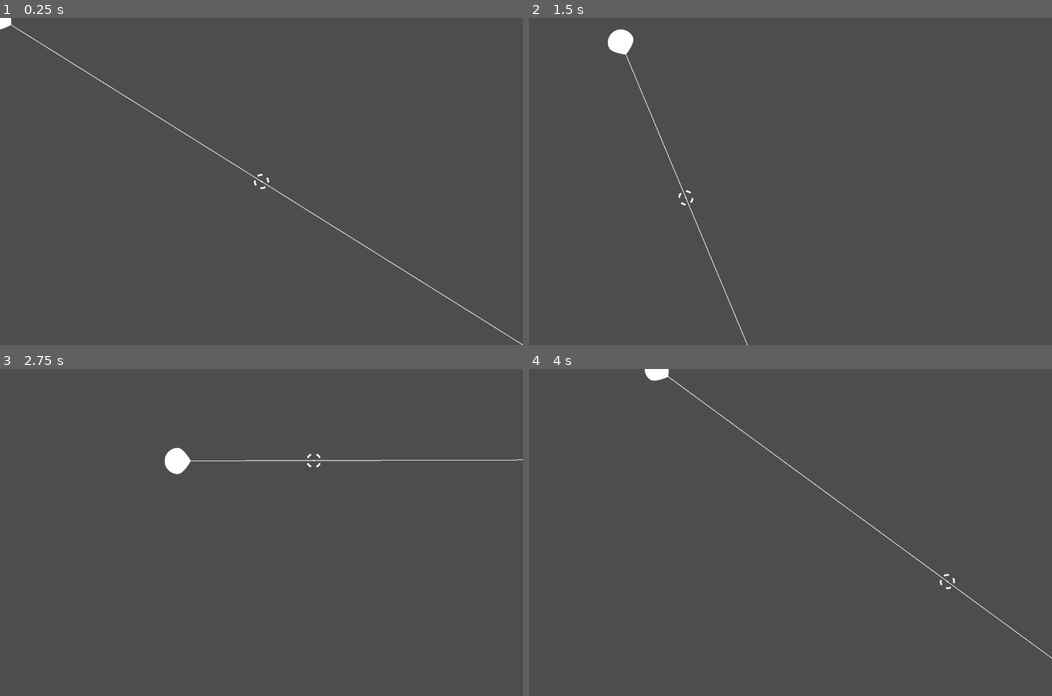
Above: before the commit, frames 1-4 (two rows, left to right).
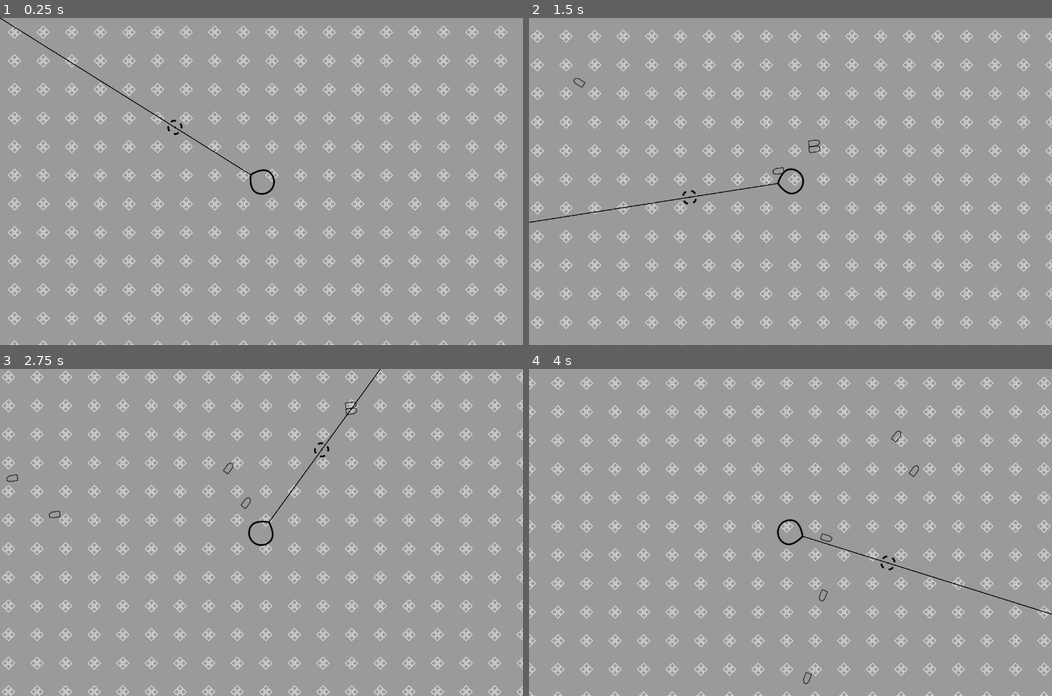
Above: after the commit, the same moments.

Repository: uvmain/zapfour
Game: Godot game, scene res://main/main.tscn
Two runs of this game, one before a commit and one after it. Both use one fixed random seed, a clock stepped at 60 frames per second and the inputs below.
Inputs (mouse positions are in pixels of both pictures, inside the frame that each line leads up to):
- Up to frame 1 (0.25 s): no input
- Up to frame 2 (1.5 s): tap Enter at 0.5 s; move the mouse to (905, 165) at 0.52 s; hold D (player_right) 0.53-1.28 s; move the mouse to (685, 197) at 1.27 s; hold S (player_down) from 1.28 s (still down)
- Up to frame 3 (2.75 s): move the mouse to (313, 460) at 2.02 s; release S (player_down) at 2.03 s; hold D (player_right) from 2.03 s (still down)
- Up to frame 4 (4 s): move the mouse to (764, 597) at 2.77 s; release D (player_right) at 2.78 s; hold W (player_up) 2.78-3.53 s; move the mouse to (947, 581) at 3.52 s; hold A (player_left) from 3.53 s (still down)

The runs differ from the first frame. In frame 1, 100% of the frame differs, in the area x 0-100%, y 0-100%; in frame 2, 100%; in frame 3, 100%; in frame 4, 100%.

Commit message:
shoot bullets

Diff:
--- a/main/main.tscn
+++ b/main/main.tscn
@@ -1,7 +1,22 @@
-[gd_scene load_steps=2 format=3 uid="uid://5gdkhpxi3nb1"]
+[gd_scene load_steps=3 format=3 uid="uid://5gdkhpxi3nb1"]
 
+[ext_resource type="Texture2D" uid="uid://clwws1opxxxvf" path="res://assets/textures/diamond_small.png" id="1_mnx3n"]
 [ext_resource type="PackedScene" uid="uid://u46nrb8y8lo4" path="res://player/player.tscn" id="2_bt6vk"]
 
 [node name="Main" type="Node2D"]
 
+[node name="Faketile" type="Sprite2D" parent="."]
+texture_repeat = 2
+texture = ExtResource("1_mnx3n")
+region_enabled = true
+region_rect = Rect2(0, 0, 14000, 14000)
+
 [node name="Player" parent="." instance=ExtResource("2_bt6vk")]
+
+[node name="RemoteTransform2D" type="RemoteTransform2D" parent="Player"]
+remote_path = NodePath("../../Camera2D")
+
+[node name="BulletManager" type="Node2D" parent="." groups=["BulletManager"]]
+
+[node name="Camera2D" type="Camera2D" parent="."]
+current = true
--- a/player/player.gd
+++ b/player/player.gd
@@ -5,7 +5,12 @@
 @onready var reticle = $Reticle
 @onready var reticle_line = $ReticleLine
 
-func _physics_process(delta):
+
+func _ready():
+	position = get_viewport_rect().size / 2
+
+
+func _physics_process(_delta):
 	look_at_mouse()
 	move_and_slide()
 	move_reticle()
@@ -21,9 +26,9 @@
 
 
 func move_reticle():
-	reticle.position = get_local_mouse_position()
+	reticle.position = get_local_mouse_position().clamp(Vector2(250, 0), Vector2(250, 0))
 	var viewport_rect = get_viewport_rect().size
 	reticle_line.set_points([
-		Vector2.ZERO,
+		Vector2(31,0),
 		Vector2.ZERO.direction_to($Reticle.position) * (viewport_rect.x + viewport_rect.y)
 	])
--- a/player/player.tscn
+++ b/player/player.tscn
@@ -1,11 +1,17 @@
-[gd_scene load_steps=5 format=3 uid="uid://u46nrb8y8lo4"]
+[gd_scene load_steps=8 format=3 uid="uid://u46nrb8y8lo4"]
 
 [ext_resource type="Script" path="res://player/player.gd" id="1_hjgmy"]
 [ext_resource type="Texture2D" uid="uid://irgu2f1h38em" path="res://assets/textures/player/tear.png" id="2_34wi0"]
 [ext_resource type="Texture2D" uid="uid://dep77j8287tyr" path="res://assets/textures/player/reticle.png" id="3_2k0cd"]
+[ext_resource type="PackedScene" uid="uid://dtugr00rkf83x" path="res://weapons/blaster/blaster.tscn" id="4_q034u"]
 
 [sub_resource type="CapsuleShape2D" id="CapsuleShape2D_sfykj"]
 radius = 12.0
+
+[sub_resource type="Gradient" id="Gradient_qr1w4"]
+
+[sub_resource type="GradientTexture2D" id="GradientTexture2D_oxwlx"]
+gradient = SubResource("Gradient_qr1w4")
 
 [node name="CharacterBody2D" type="CharacterBody2D"]
 motion_mode = 1
@@ -14,14 +20,18 @@
 [node name="CollisionShape2D" type="CollisionShape2D" parent="."]
 shape = SubResource("CapsuleShape2D_sfykj")
 
+[node name="Reticle" type="Sprite2D" parent="." groups=["Reticle"]]
+texture = ExtResource("3_2k0cd")
+
+[node name="ReticleLine" type="Line2D" parent="."]
+points = PackedVector2Array(0, 0, 10, 0)
+width = 2.0
+texture = SubResource("GradientTexture2D_oxwlx")
+
 [node name="PlayerSprite" type="Sprite2D" parent="."]
 rotation = 1.5708
 texture = ExtResource("2_34wi0")
 
-[node name="Reticle" type="Sprite2D" parent="."]
-texture = ExtResource("3_2k0cd")
+[node name="Weapons" type="Node2D" parent="."]
 
-[node name="ReticleLine" type="Line2D" parent="."]
-points = PackedVector2Array(0, 0, 0, 0)
-width = 2.0
-default_color = Color(1, 1, 1, 0.760784)
+[node name="Blaster" parent="Weapons" instance=ExtResource("4_q034u")]
--- a/project.godot
+++ b/project.godot
@@ -13,6 +13,7 @@
 config/name="zapfour"
 run/main_scene="res://main/main.tscn"
 config/features=PackedStringArray("4.0", "Forward Plus")
+boot_splash/bg_color=Color(0.192157, 0.607843, 0.564706, 0.780392)
 config/icon="res://icon.svg"
 
 [display]
@@ -42,3 +43,7 @@
 "events": [Object(InputEventKey,"resource_local_to_scene":false,"resource_name":"","device":0,"window_id":0,"alt_pressed":false,"shift_pressed":false,"ctrl_pressed":false,"meta_pressed":false,"pressed":false,"keycode":0,"physical_keycode":68,"unicode":0,"echo":false,"script":null)
 ]
 }
+
+[rendering]
+
+environment/defaults/default_clear_color=Color(0.603922, 0.603922, 0.603922, 1)
--- /dev/null
+++ b/weapons/blaster/Blaster.gd
@@ -0,0 +1,23 @@
+extends Node2D
+
+@export var bullet: PackedScene
+
+var bullet_manager
+var reticle
+
+func _ready():
+	bullet_manager = get_tree().get_first_node_in_group("BulletManager")
+	reticle = get_tree().get_first_node_in_group("Reticle")
+
+
+func shoot():
+	if $WeaponCooldown.is_stopped():
+		var new_bullet = bullet.instantiate()
+		bullet_manager.add_child(new_bullet)
+		new_bullet.global_position = global_position
+		new_bullet.set_direction(($Marker2D.global_position - new_bullet.global_position).normalized())
+		$WeaponCooldown.start()
+
+
+func _on_weapon_cooldown_timeout():
+	shoot()
--- /dev/null
+++ b/weapons/blaster/blaster.tscn
@@ -0,0 +1,18 @@
+[gd_scene load_steps=3 format=3 uid="uid://dtugr00rkf83x"]
+
+[ext_resource type="Script" path="res://weapons/blaster/Blaster.gd" id="1_2u41o"]
+[ext_resource type="PackedScene" uid="uid://b2byclqd3vgqb" path="res://weapons/bullet.tscn" id="2_ti7g0"]
+
+[node name="Blaster" type="Node2D"]
+script = ExtResource("1_2u41o")
+bullet = ExtResource("2_ti7g0")
+
+[node name="WeaponCooldown" type="Timer" parent="."]
+wait_time = 0.337
+one_shot = true
+autostart = true
+
+[node name="Marker2D" type="Marker2D" parent="."]
+position = Vector2(15.813, 0)
+
+[connection signal="timeout" from="WeaponCooldown" to="." method="_on_weapon_cooldown_timeout"]
--- /dev/null
+++ b/weapons/bullet.gd
@@ -0,0 +1,17 @@
+extends Node2D
+
+@export var speed: int = 300
+
+var direction : Vector2
+
+func _physics_process(_delta):
+	move_simple(_delta)
+
+
+func move_simple(delta):
+	position += (direction * speed * delta)
+
+
+func set_direction(new_direction: Vector2):
+	direction = new_direction
+	rotation += new_direction.angle()
--- /dev/null
+++ b/weapons/bullet.tscn
@@ -0,0 +1,10 @@
+[gd_scene load_steps=3 format=3 uid="uid://b2byclqd3vgqb"]
+
+[ext_resource type="Script" path="res://weapons/bullet.gd" id="1_imty0"]
+[ext_resource type="Texture2D" uid="uid://dbi62txd2sarp" path="res://assets/textures/bullet.png" id="1_ixr3g"]
+
+[node name="Node2D" type="Node2D"]
+script = ExtResource("1_imty0")
+
+[node name="Bullet" type="Sprite2D" parent="."]
+texture = ExtResource("1_ixr3g")
Binary file added: assets/textures/bullet.png
Not shown, added: assets/textures/bullet.png.import
Binary file added: assets/textures/diamond_small.png
Not shown, added: assets/textures/diamond_small.png.import
Binary file changed: assets/textures/player/reticle.png
Binary file changed: assets/textures/player/tear.png
